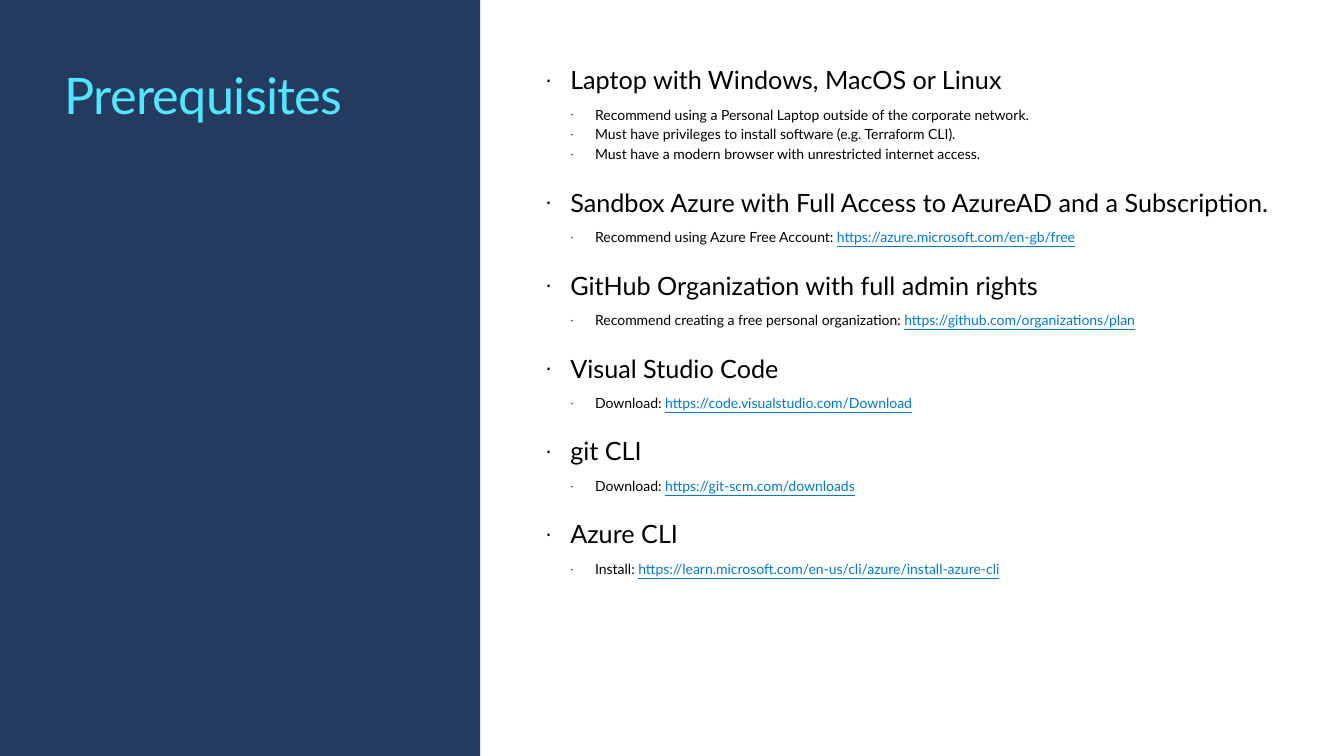
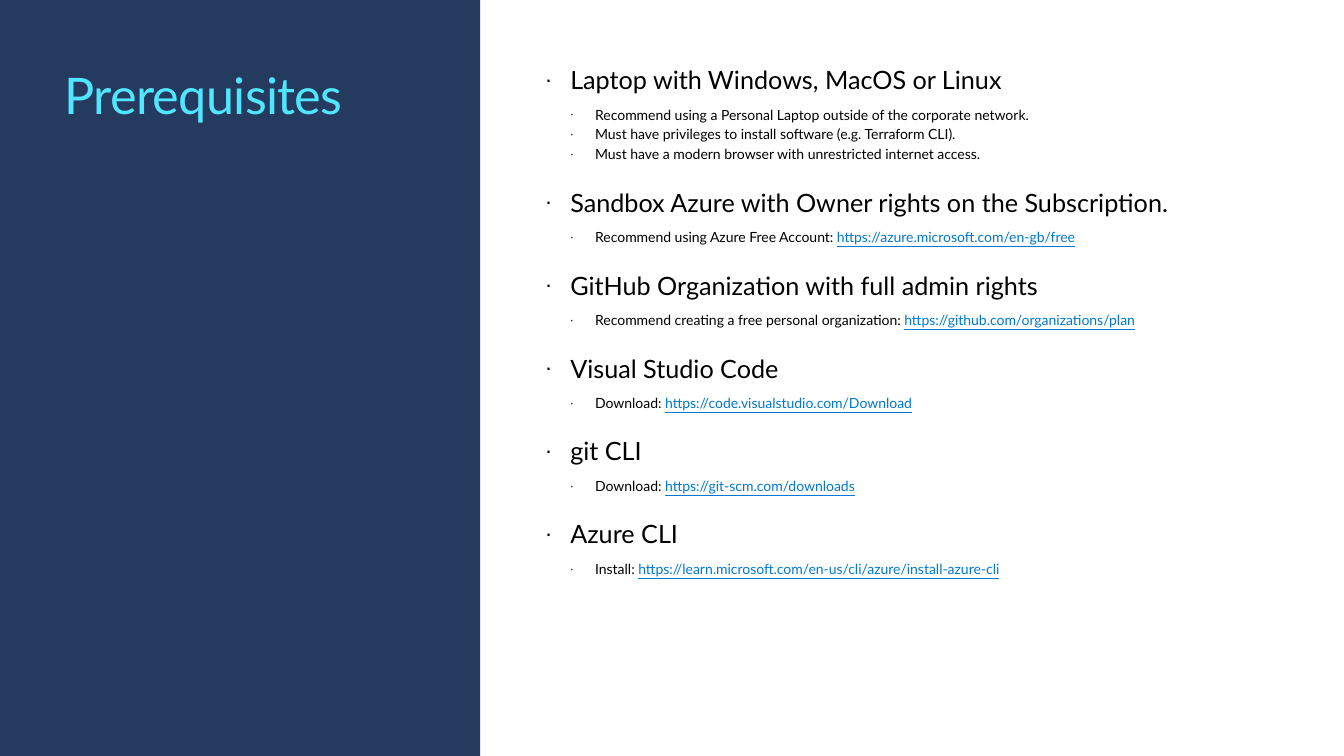
Before and after one commit to TIS-Cloud-Team/TF_Community_workshop, a slide deck: slide 6 of PPTs/000_Workshop_Scoping Call.pptx. Drawn at 1344x756 pixels with LibreOffice and Linux fonts; fonts in the diff are those of the drawing; background and template pictures are left out. Boxes give left, top, right and bottom in pixels: in the first picture for what was removed or moved away, otherwise in the second. Text is boxed around its words. In the diff, an @@ line names an element or a change of style, - is before the commit and + after.

```diff
--- a/PPTs/000_Workshop_Scoping Call.pptx
+++ b/PPTs/000_Workshop_Scoping Call.pptx
@@ text at [570,193,1168,216]: text changed @@
-· Sandbox Azure with Full Access to AzureAD and a Subscription.
+· Sandbox Azure with Owner rights on the Subscription.
```
Also in this commit, not shown: 1 other file.
